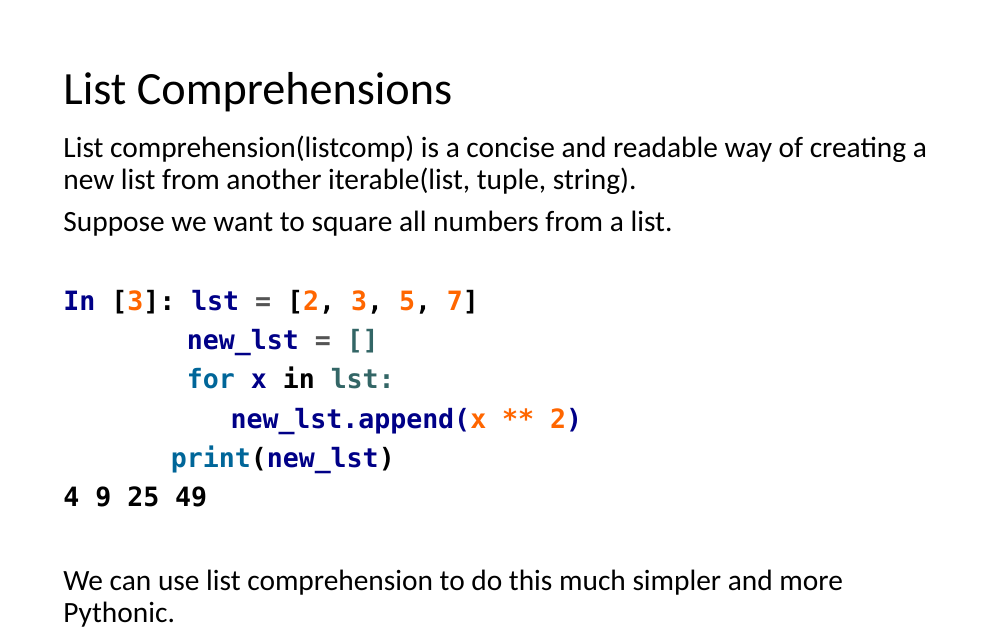
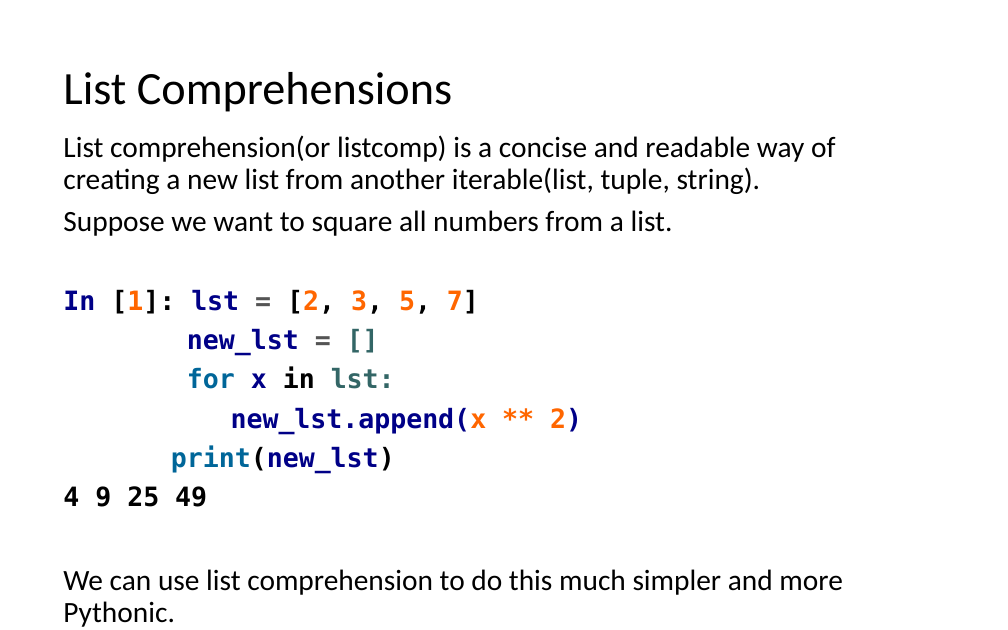
Before and after one commit to LongBaoNguyen/longbaonguyen.github.io, a slide deck: slide 17 of courses/apcsp/lect6.pptx (slide 21 before the commit). Drawn at 1008x630 pixels with LibreOffice and Linux fonts; fonts in the diff are those of the drawing. Boxes give left, top, right and bottom in pixels: in the first picture for what was removed or moved away, otherwise in the second. Text is boxed around its words. In the diff, an @@ line names an element or a change of style, - is before the commit and + after.

```diff
--- a/courses/apcsp/lect6.pptx
+++ b/courses/apcsp/lect6.pptx
@@ text at box(63, 135, 835, 194): text changed @@
-List comprehension(listcomp) is a concise and readable way of creating a new list from another iterable(list, tuple, string).
+List comprehension(or listcomp) is a concise and readable way of creating a new list from another iterable(list, tuple, string).
@@ text at box(63, 289, 479, 314): text changed @@
-In [3]: lst = [2, 3, 5, 7]
+In [1]: lst = [2, 3, 5, 7]
```
Also in this commit, not shown: 19 other slides changed, 2 slides added, 5 slides removed, 2 other files.
